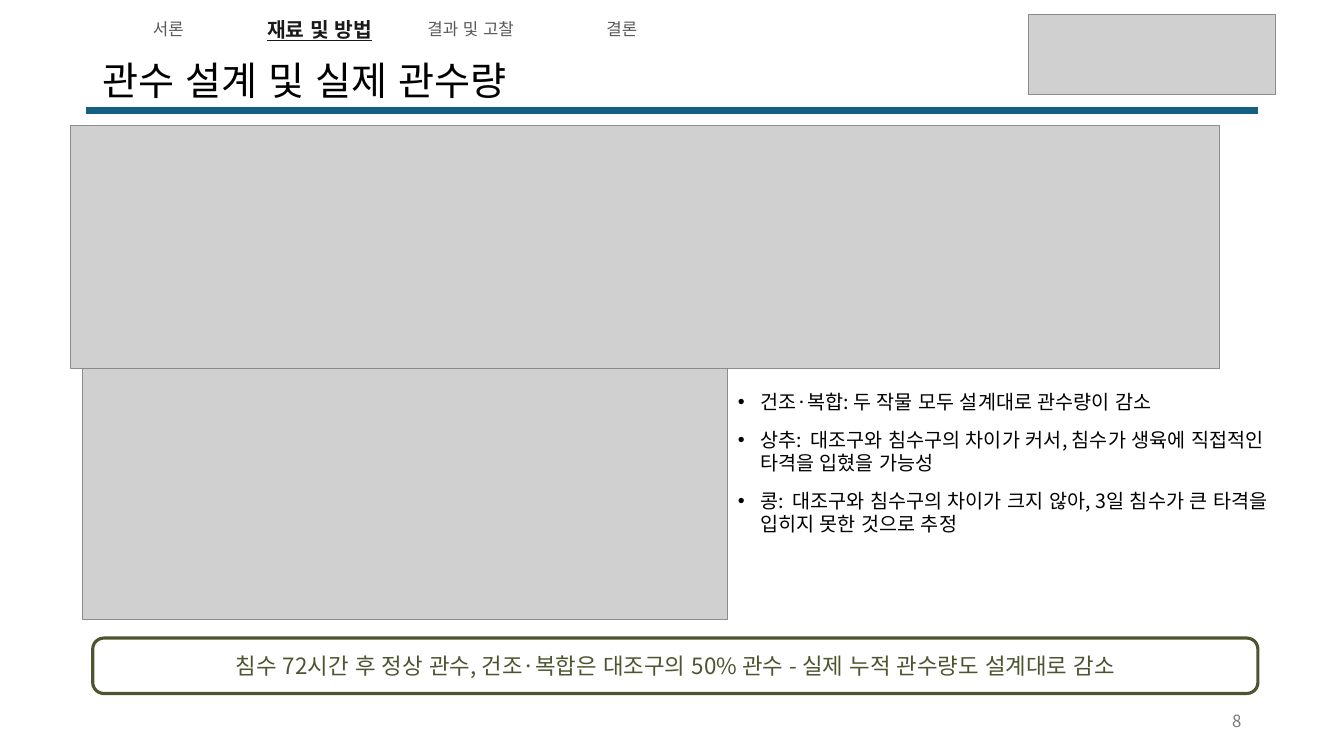
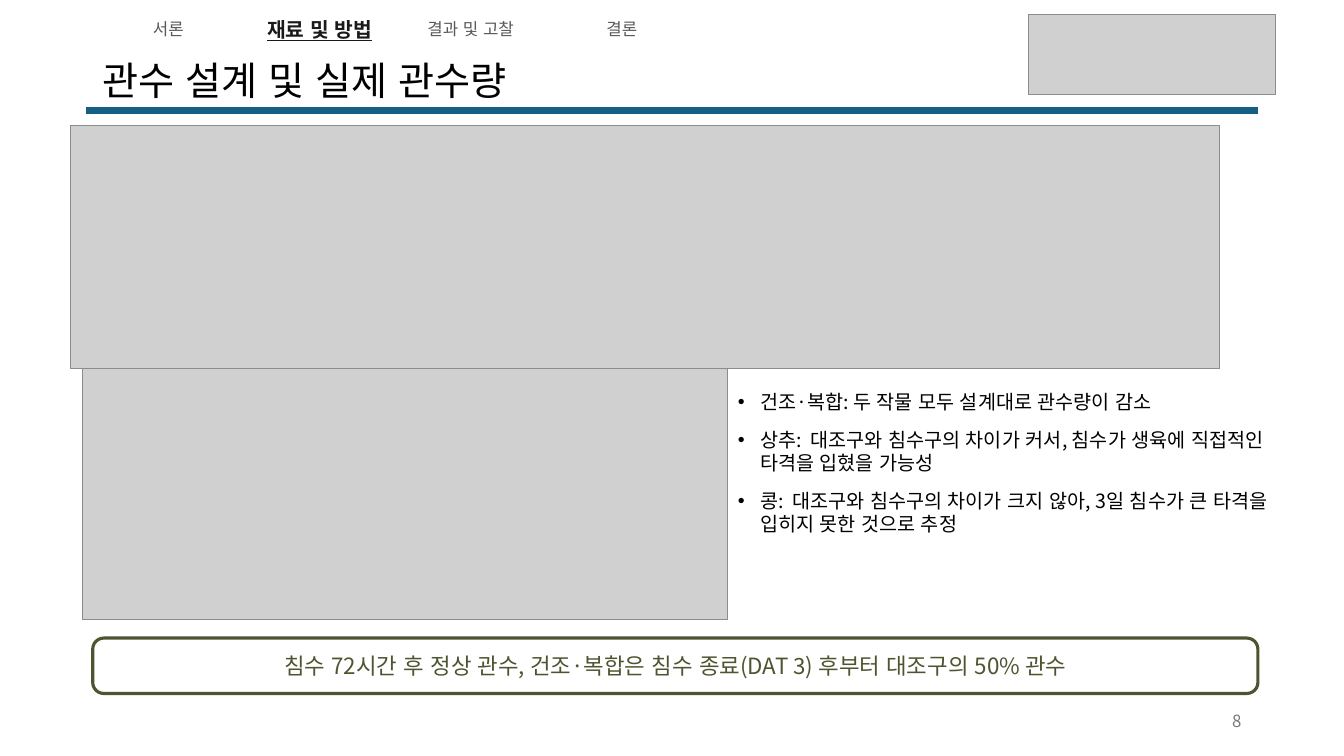
Before and after one commit to YunJM20/-, a slide deck: slide 8 of 산출물_v10이후/슬라이드/채소10_윤정민_수정.pptx. Drawn at 1344x756 pixels with LibreOffice and Linux fonts; fonts in the diff are those of the drawing; grey boxes stand for pictures. Boxes give left, top, right and bottom in pixels: in the first picture for what was removed or moved away, otherwise in the second. Text is boxed around its words. In the diff, an @@ line names an element or a change of style, - is before the commit and + after.

```diff
--- a/산출물_v10이후/슬라이드/채소10_윤정민_수정.pptx
+++ b/산출물_v10이후/슬라이드/채소10_윤정민_수정.pptx
@@ text in rounded rectangle at [284, 655, 1066, 679]: text changed @@
-침수 72시간 후 정상 관수, 건조·복합은 대조구의 50% 관수 - 실제 누적 관수량도 설계대로 감소
+침수 72시간 후 정상 관수, 건조·복합은 침수 종료(DAT 3) 후부터 대조구의 50% 관수
```
Also in this commit, not shown: 5 other files.
